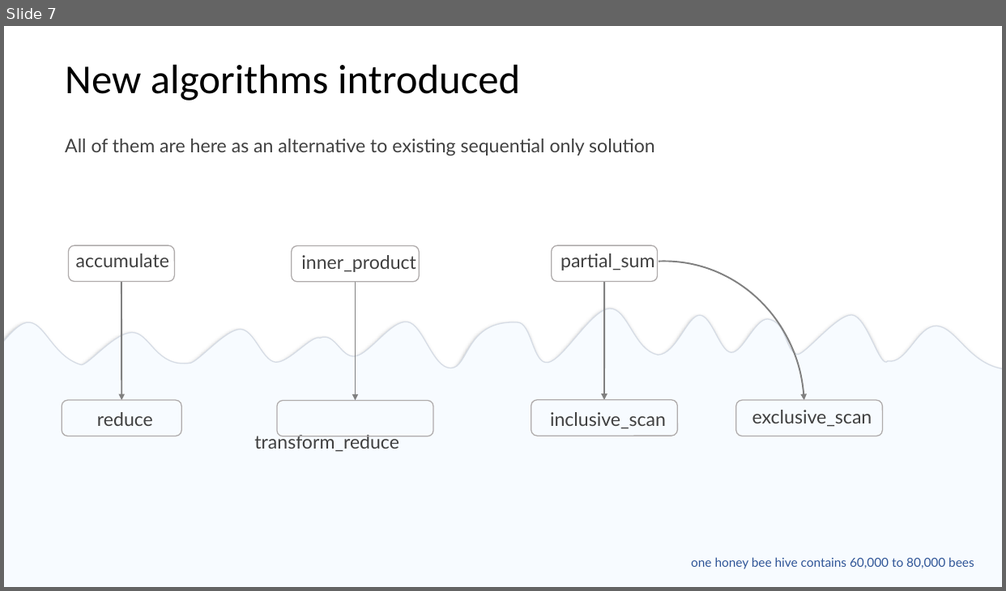
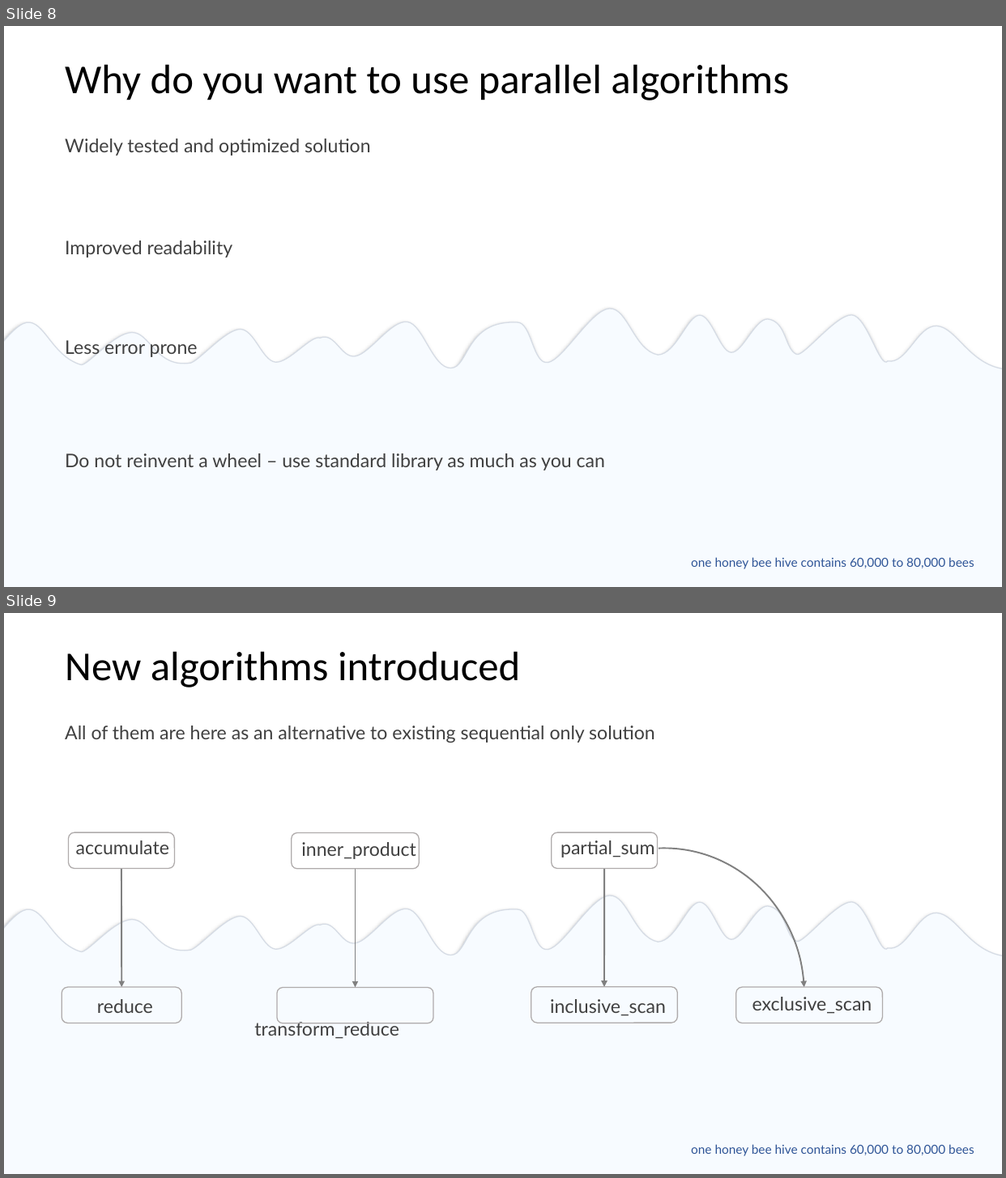
Before and after one commit to EmptySquareBubble/StoriesFromAParallelUniverse-, a slide deck: stories_from_a_paralel_universe.pptx. Shown one above the other, each under a label of ours: slide 7 before the commit, slides 8 and 9 after it. The pictures are 1006x591 and 1006x1178 pixels, drawn with LibreOffice and Linux fonts; fonts in the diff are those of the drawing. Boxes give left, top, right and bottom in pixels: in the first picture for what was removed or moved away, otherwise in the second. Text is boxed around its words. In the diff, an @@ line names an element or a change of style, - is before the commit and + after.

```diff
--- a/stories_from_a_paralel_universe.pptx
+++ b/stories_from_a_paralel_universe.pptx
@@ slide 8 added at bbox=[4, 26, 1002, 587], background #FFFFFF @@
@@ title added at bbox=[65, 64, 789, 101], 39.6 pt, text #000000 @@
+Why do you want to use parallel algorithms
@@ text added at bbox=[65, 139, 371, 156], 18 pt, text #404040 @@
+  Widely tested and optimized solution
@@ text added at bbox=[65, 241, 233, 258], 18 pt, text #404040 @@
+  Improved readability
@@ freeform shape added at bbox=[4, 297, 1002, 401], fill #F7FBFF, outline #D6DCE5 1 pt @@
@@ text added at bbox=[65, 340, 198, 358], 18 pt, text #404040 @@
+  Less error prone
@@ rectangle added at bbox=[4, 377, 1002, 587], fill #F7FBFF @@
@@ text added at bbox=[65, 454, 605, 471], 18 pt, text #404040 @@
+  Do not reinvent a wheel – use standard library as much as you can
@@ text added at bbox=[691, 557, 974, 570], 12 pt, text #2F5597 @@
+  one honey bee hive contains 60,000 to 80,000 bees
@@ what was slide 7 is now slide 9 @@
```
Also in this commit, not shown: 9 slides changed, 3 other slides added.
